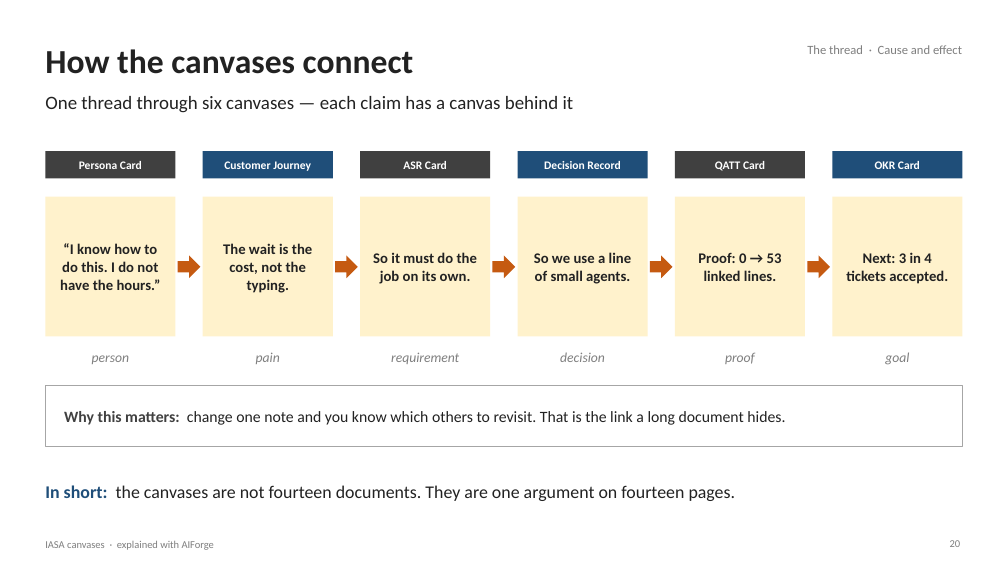
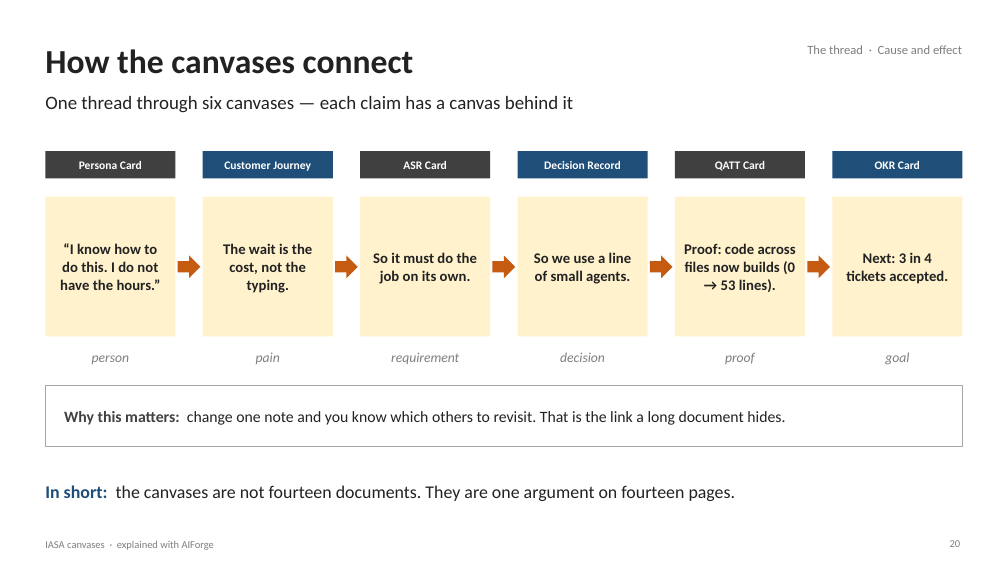
Before and after one commit to Manikanta-Reddy-Pasala/tools, a slide deck: slide 20 of course/iasa-aiforge/IASA-Canvases-with-AIForge.pptx. Drawn at 1008x567 pixels with LibreOffice and Linux fonts; fonts in the diff are those of the drawing. Boxes give left, top, right and bottom in pixels: in the first picture for what was removed or moved away, otherwise in the second. Text is boxed around its words. In the diff, an @@ line names an element or a change of style, - is before the commit and + after.

```diff
--- a/course/iasa-aiforge/IASA-Canvases-with-AIForge.pptx
+++ b/course/iasa-aiforge/IASA-Canvases-with-AIForge.pptx
@@ text at bbox=[684, 243, 796, 292]: text changed @@
-Proof: 0 → 53 linked lines.
+Proof: code across files now builds (0 → 53 lines).
```
Also in this commit, not shown: 11 other slides changed, 2 other files.
